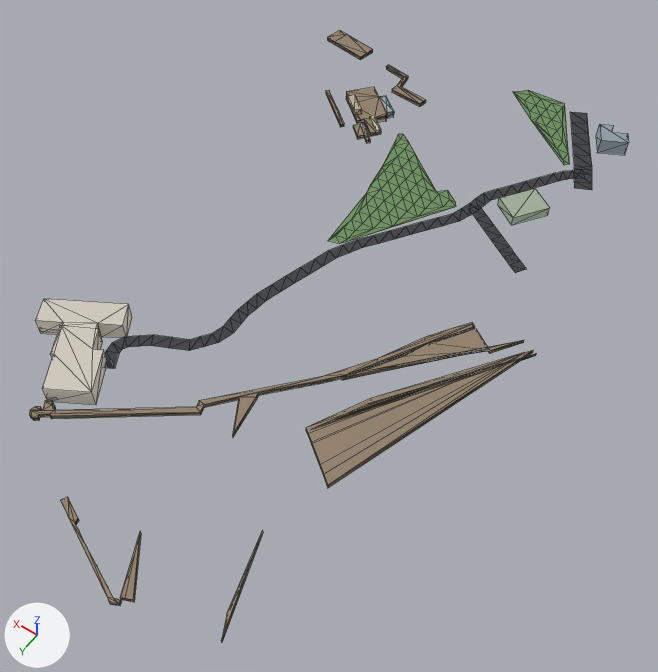
Two versions of the glTF model public/tiles/tile_5_1.glb, one commit apart.
Before and after are seen from a 50 mm lens placed at (-3282.0, 7793.0, 392.0), pointed at (-3095.0, 7531.0, -19.0). Arrows for +X, +Y and +Z are at lower left; the lights stay in place. The first picture is the older version. Mesh edges are drawn as thin lines. Where no turn or scale is listed for an object, it has been applied to the vertices. Vertices at exactly the same position are counted once.

The first picture shows 'bld_5_1', 'grn_5_1', 'road_5_1'.
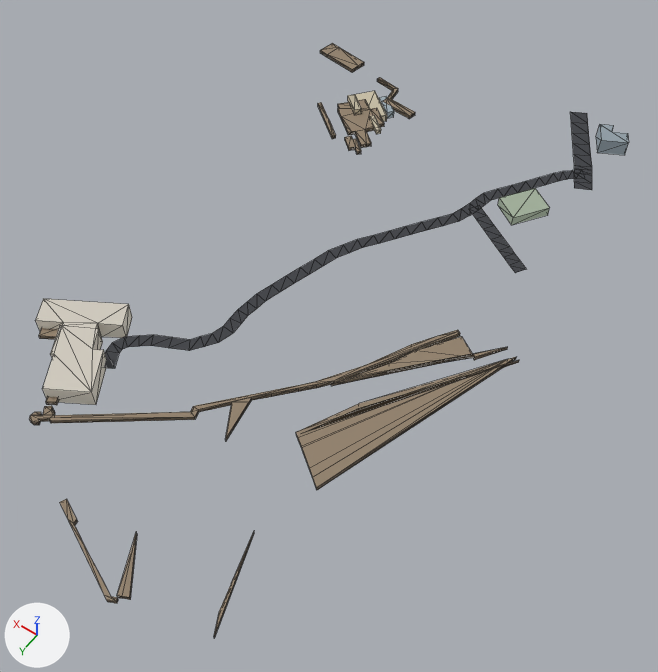
The change in detail:
me_grn_5_1 is used by ob_grn_5_1; location (-3073.3, 7507.0, 1.9); scale (215.0, 215.0, 215.0).
me_grn_5_1 had 391 vertices, 583 faces and spanned x -0.6..0.6, y -1.0..1.0, z -0.01..0.01.
me_grn_5_1 now has 302 vertices, 427 faces and spans x -0.6..0.6, y -0.92..1.0, z 0.0..0.01.
me_grn_5_1 part 1: the loose piece of 63 vertices spanning x -0.17..0.14, y -0.59..-0.1, z -0.01..0.01 is deleted.
me_grn_5_1 part 2: the loose piece of 26 vertices spanning x -0.35..-0.05, y -1.0..-0.74, z 0.01 is deleted.
Part 3, on me_grn_5_1:
32 faces are deleted.
8 vertices move within x 0.28..0.35, y 0.63..0.75, z 0.0..0.01.
32 new faces join them.
Part 4, on me_grn_5_1:
11 faces are deleted.
11 new faces join them.
Part 5, on me_grn_5_1:
18 faces are deleted.
18 new faces join them.
Object 'grn_5_1' (ob_grn_5_1) moves from (-3073.3, 7507.0, 1.9) to (-3073.3, 7515.8, 2.3).
Object 'grn_5_1' (ob_grn_5_1) is rescaled from (215.0, 215.0, 215.0) to (207.0, 207.0, 207.0).

Boxes [x1, y1, x2, y2] around the edits, measured in the pictures (658 x 672 px; the box of a moved part takes in the faces that stretch with it):
'grn_5_1', reshaped, moved, rescaled (9% narrower): before [29, 30, 569, 641]; after [30, 43, 519, 638]
part 1 of me_grn_5_1, deleted (green): before [328, 134, 456, 243]
part 2 of me_grn_5_1, deleted (green): before [513, 90, 569, 165]
part 3 of me_grn_5_1, moved or reshaped: before [30, 407, 200, 419]; after [31, 396, 194, 423]
part 4 of me_grn_5_1, moved or reshaped: before [348, 322, 475, 374]; after [335, 330, 460, 381]
part 5 of me_grn_5_1, moved or reshaped: before [346, 92, 378, 133]; after [338, 104, 367, 145]
